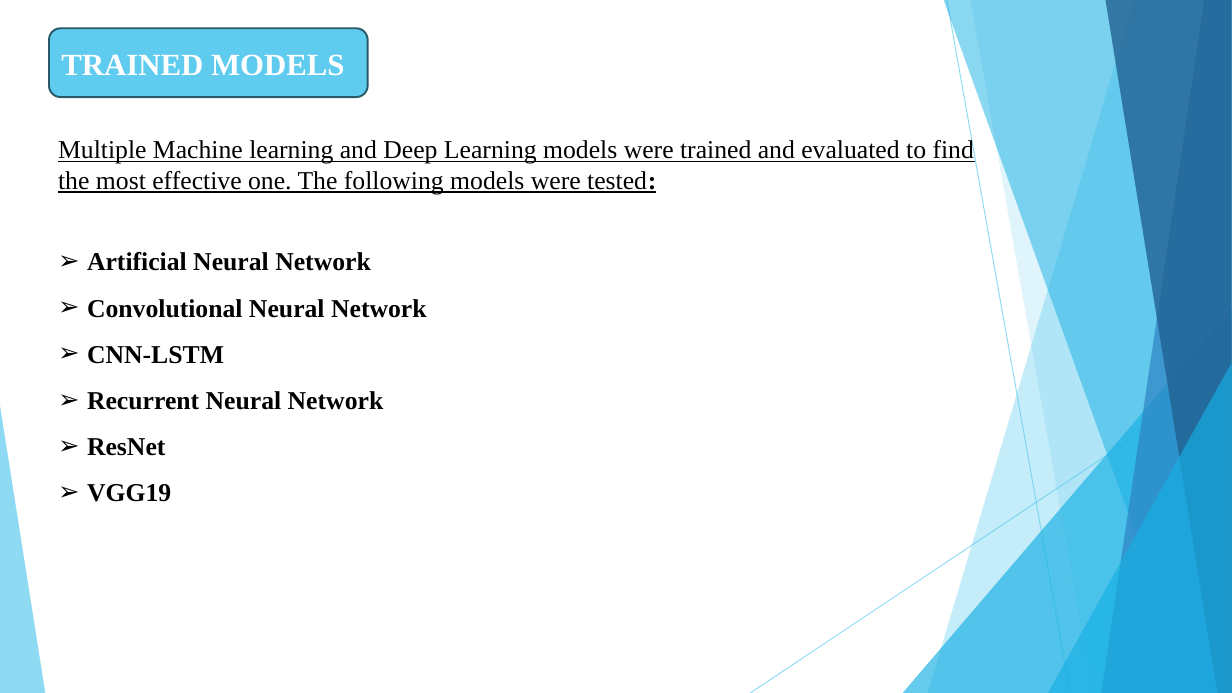
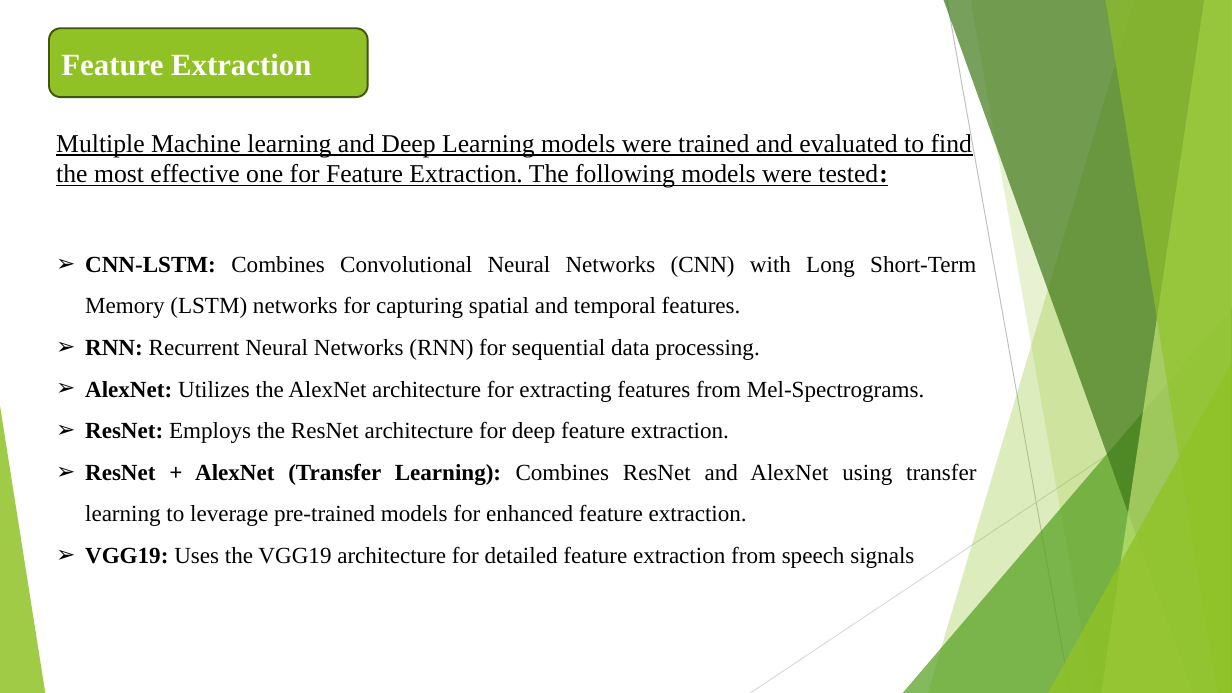
Before and after one commit to JagadeeshPadam/Dysarthria-Detection, a slide deck: slide 13 of reference.pptx. Drawn at 1232x693 pixels with LibreOffice and Linux fonts; fonts in the diff are those of the drawing. Boxes give left, top, right and bottom in pixels: in the first picture for what was removed or moved away, otherwise in the second. Text is boxed around its words. In the diff, an @@ line names an element or a change of style, - is before the commit and + after.

```diff
--- a/reference.pptx
+++ b/reference.pptx
@@ rounded rectangle "Feature Extraction" at box(49, 29, 368, 97): fill #5FCBEF to #90C226; outline #2A5969 1.5 pt to #3F5511 1.5 pt @@
@@ freeform shape at box(928, 0, 1232, 693): fill #5FCBEF at 36% opacity to #90C226 at 30% opacity @@
@@ freeform shape at box(944, 0, 1232, 693): fill #17B0E4 at 50% opacity to #3F7819 at 70% opacity @@
@@ line (947, 0) - (1070, 693): stroke #5FCBEF 0.75 pt to #BFBFBF 0.75 pt @@
@@ freeform shape at box(970, 0, 1232, 693): fill #5FCBEF at 20% opacity to #90C226 at 20% opacity @@
@@ freeform shape at box(1102, 0, 1232, 693): fill #2E83C3 at 70% opacity to #C0E474 at 70% opacity @@
@@ freeform shape at box(1105, 0, 1232, 693): fill #226292 at 80% opacity to #90C226 at 65% opacity @@
@@ text in rounded rectangle at box(61, 53, 311, 76): text changed @@
-TRAINED MODELS
+Feature Extraction
@@ text at box(56, 131, 972, 188): text changed @@
-Multiple Machine learning and Deep Learning models were trained and evaluated to find the most effective one. The following models were tested:
+Multiple Machine learning and Deep Learning models were trained and evaluated to find the most effective one for Feature Extraction. The following models were tested:
@@ text at box(85, 256, 976, 568): text changed; size 20 to 18 pt; bold off @@
-➢ Artificial Neural Network
-➢ Convolutional Neural Network
-➢ CNN-LSTM
-➢ Recurrent Neural Network
-➢ ResNet
-➢ VGG19
+➢ CNN-LSTM: Combines Convolutional Neural Networks (CNN) with Long Short-Term Memory (LSTM) networks for capturing spatial and temporal features.
+➢ RNN: Recurrent Neural Networks (RNN) for sequential data processing.
+➢ AlexNet: Utilizes the AlexNet architecture for extracting features from Mel-Spectrograms.
+➢ ResNet: Employs the ResNet architecture for deep feature extraction.
+➢ ResNet + AlexNet (Transfer Learning): Combines ResNet and AlexNet using transfer learning to leverage pre-trained models for enhanced feature extraction.
+➢ VGG19: Uses the VGG19 architecture for detailed feature extraction from speech signals
@@ triangle at box(903, 308, 1232, 693): fill #17B0E4 at 66% opacity to #54A021 at 72% opacity @@
@@ line (1232, 372) - (750, 693): stroke #5FCBEF 0.75 pt to #D9D9D9 0.75 pt @@
@@ triangle at box(1048, 363, 1232, 693): fill #17B0E4 at 66% opacity to #90C226 at 80% opacity @@
@@ triangle at box(0, 406, 45, 693): fill #5FCBEF at 70% opacity to #90C226 at 85% opacity @@
```
Also in this commit, not shown: 12 other slides changed, 8 slides added, 8 slides removed.
